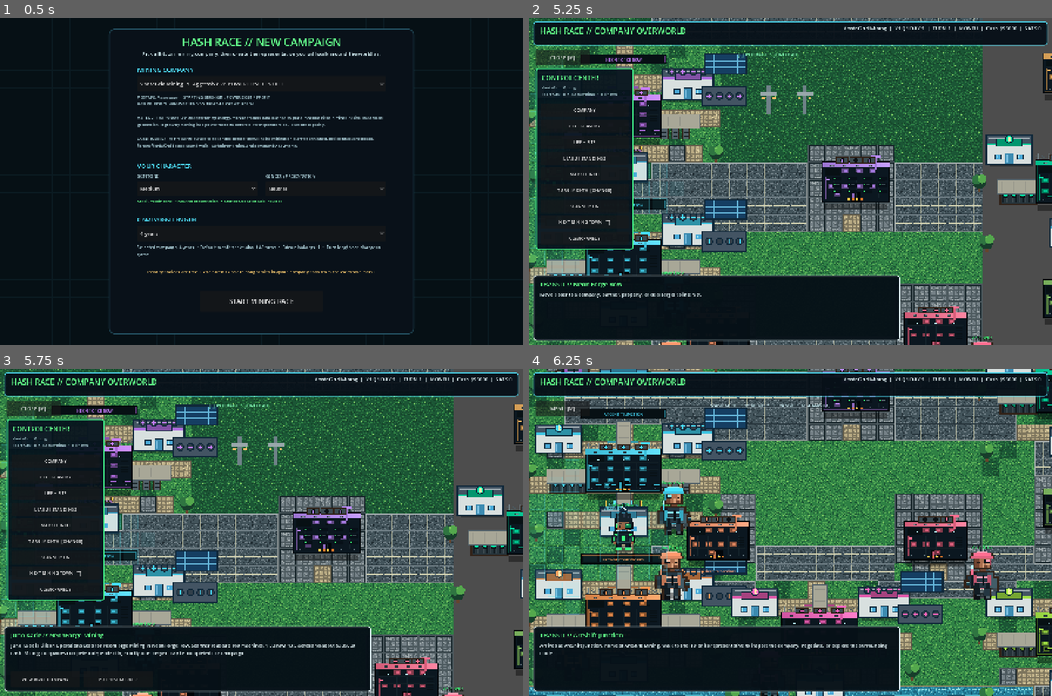
Above: before the commit, frames 1-4 (two rows, left to right).
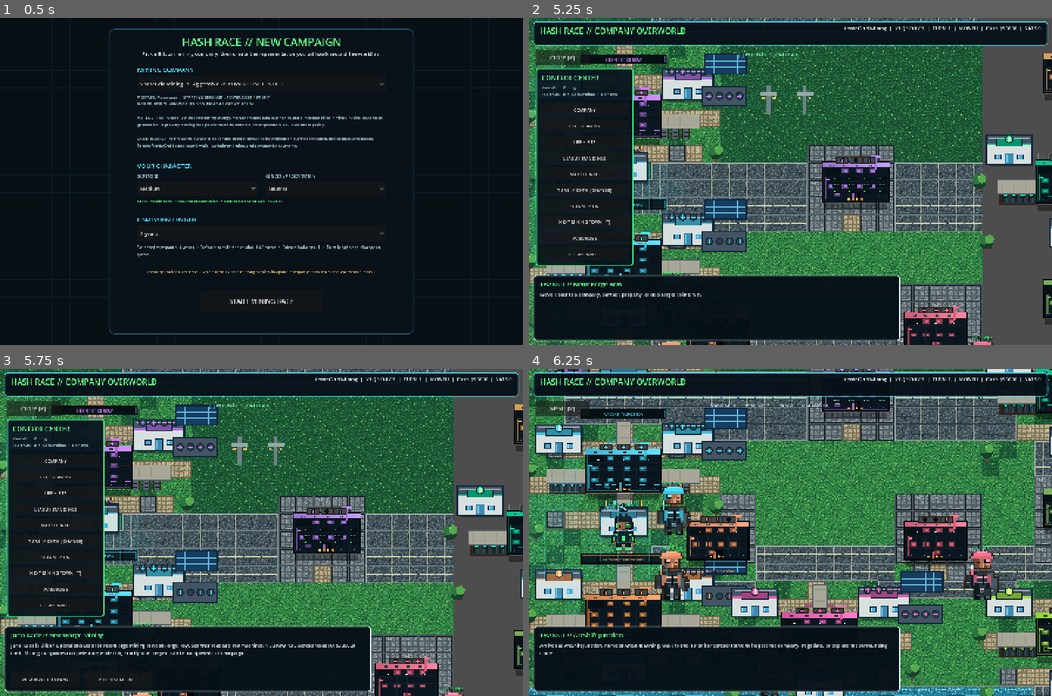
Above: after the commit, the same moments.

Repository: 1freetech/HashRace
Game: Godot game, scene res://scenes/campaign_setup.tscn
Two runs of this game, one before a commit and one after it. Both use one fixed random seed, a clock stepped at 60 frames per second and the inputs below.
Inputs (mouse positions are in pixels of both pictures, inside the frame that each line leads up to):
- Up to frame 1 (0.5 s): no input
- Up to frame 2 (5.25 s): click "START MINING RACE" at 0.5 s; tap Enter at 1.25, 2.1 s; move the mouse to (905, 165) at 1.27 s; hold D 1.28-2.03 s; tap E at 1.35 s; click (905, 165) at 1.42 s; tap Space at 1.52, 2.27, 3.77, 4.52 s; move the mouse to (685, 197) at 2.02 s; hold S 2.03-2.78 s; move the mouse to (842, 109) at 2.77 s; hold D 2.78-3.53 s; tap Q at 2.85 s; move the mouse to (764, 246) at 3.52 s; hold W 3.53-4.28 s; tap R at 3.6 s; click (764, 246) at 3.67 s; move the mouse to (947, 230) at 4.27 s; hold A from 4.28 s (still down); tap T at 4.35 s; move the mouse to (633, 132) at 5.02 s; tap M at 5.1 s
- Up to frame 3 (5.75 s): keep holding A; tap Space at 5.27 s
- Up to frame 4 (6.25 s): release A at 5.75 s; click "NEXT MINING TOWN [T]" at 5.75 s

Frame 1 is identical in both runs. In frame 2, 0.7% of the frame differs, in the area x 1-20%, y 67-76%; in frame 3, 0.7%; in frame 4, less than 0.1%.

Commit message:
v0.052 activate character customization world layer

Diff:
--- a/Godot/scenes/world.tscn
+++ b/Godot/scenes/world.tscn
@@ -1,7 +1,7 @@
 [gd_scene load_steps=3 format=3]
 
-; world_texture_spacing.gd -> world_ui_compact.gd -> world_pixel_landscape.gd -> world_target_composition.gd -> world_player_sprite.gd -> world_visual_detail.gd preserves the mining simulation while adding wider building spacing, richer terrain texture and clean neon character labels.
-[ext_resource path="res://scripts/world_texture_spacing.gd" type="Script" id="1_world"]
+; world_customization.gd -> world_texture_spacing.gd -> world_ui_compact.gd -> world_pixel_landscape.gd -> world_target_composition.gd -> world_player_sprite.gd -> world_visual_detail.gd preserves the mining simulation while adding wider building spacing, richer terrain texture, clean neon character labels and a playable paid-cosmetic wardrobe.
+[ext_resource path="res://scripts/world_customization.gd" type="Script" id="1_world"]
 [ext_resource path="res://scripts/live_treasury_controls.gd" type="Script" id="2_treasury"]
 
 [node name="HashRaceRPGStrategyWorld" type="Node2D"]
@@ -36,5 +36,5 @@
 offset_bottom = 500.0
 theme_override_colors/font_color = Color(0.745, 0.91, 0.94, 1)
 theme_override_font_sizes/font_size = 16
-text = "Building textured terrain, wider-spaced campuses, roads, water, mining facilities, animated operators, neon character labels and compact on-demand UI...\n\nIf this screen remains, the world controller failed to initialize."
+text = "Building textured terrain, wider-spaced campuses, roads, water, mining facilities, customizable animated operators, neon character labels and compact on-demand UI...\n\nIf this screen remains, the world controller failed to initialize."
 horizontal_alignment = 1
